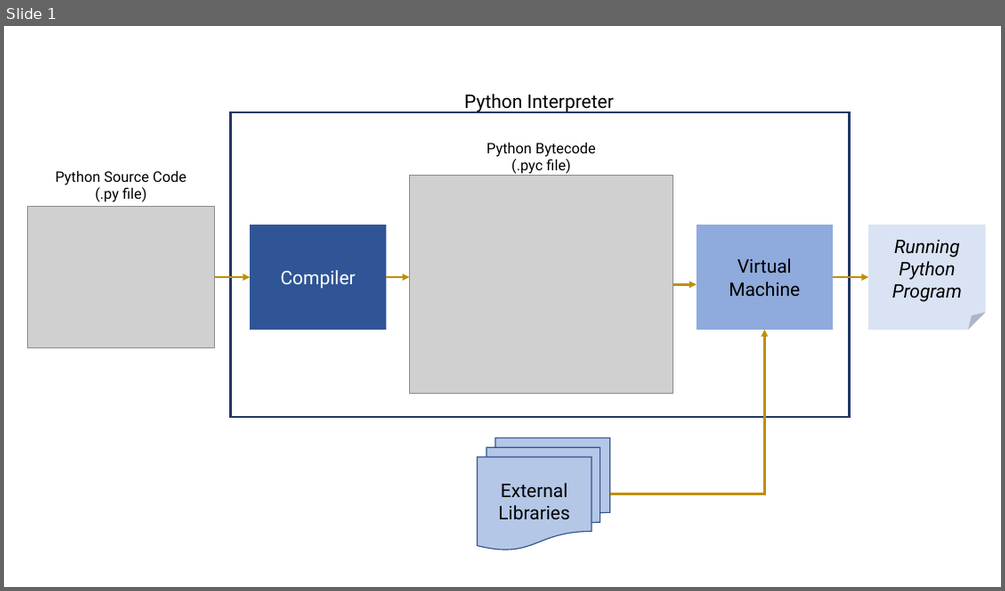
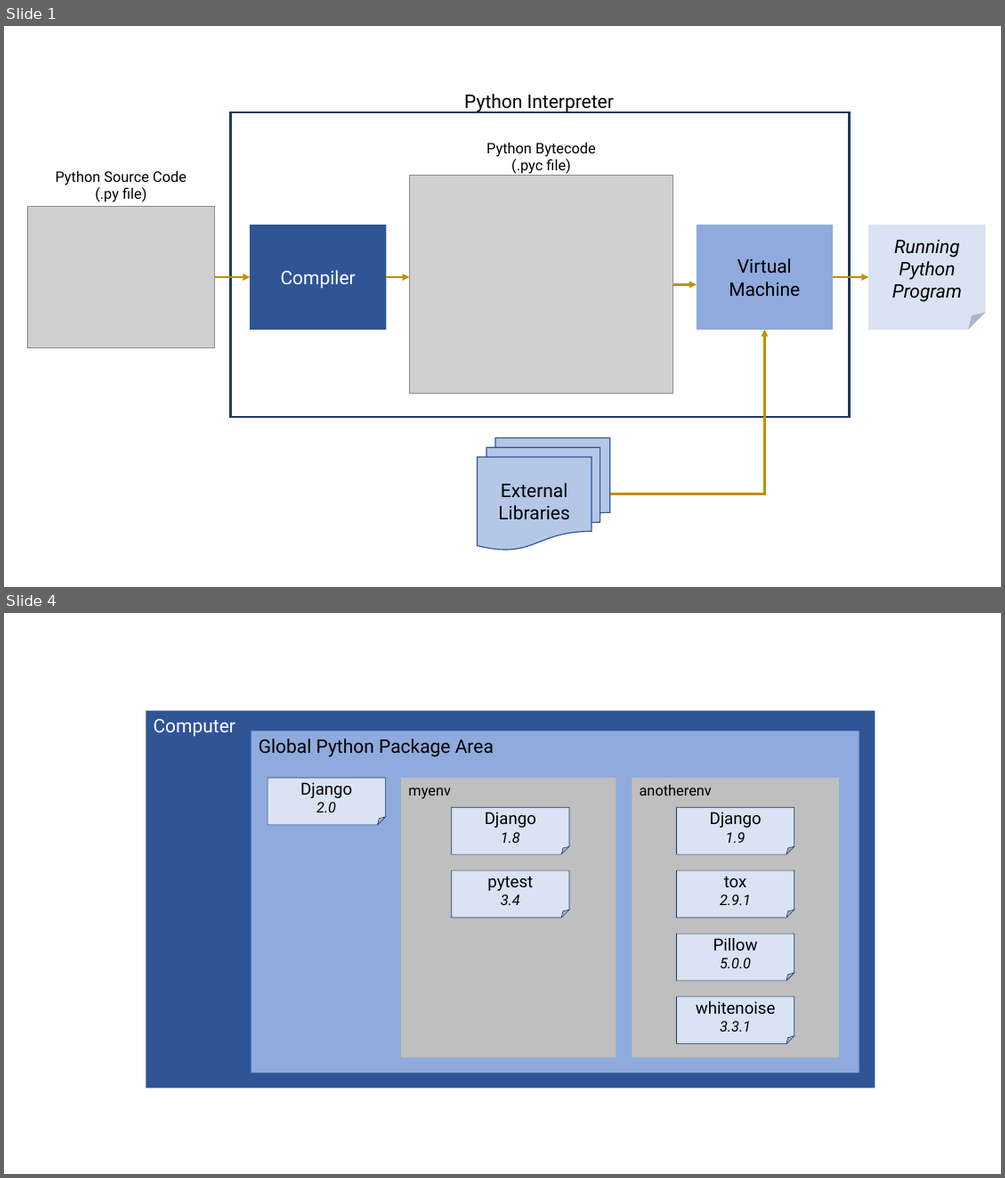
Before and after one commit to smevirtual/python_fundamentals_workshop, a slide deck: day1/Images for Jupyter Notebook - Day 1.pptx. Shown one above the other, each under a label of ours: slide 1 before the commit, slides 1 and 4 after it; the slides between them are not shown. The pictures are 1005x591 and 1005x1178 pixels, drawn with LibreOffice and Linux fonts; fonts in the diff are those of the drawing; grey boxes stand for pictures. Boxes give left, top, right and bottom in pixels: in the first picture for what was removed or moved away, otherwise in the second. Text is boxed around its words. In the diff, an @@ line names an element or a change of style, - is before the commit and + after.

```diff
--- a/day1/Images for Jupyter Notebook - Day 1.pptx
+++ b/day1/Images for Jupyter Notebook - Day 1.pptx
@@ slide 4 added at (x1=4, y1=613, x2=1001, y2=1174), background #FFFFFF @@
@@ rectangle added at (x1=146, y1=710, x2=875, y2=1088), fill #2F5597, 18 pt, text #FFFFFF @@
+Computer
@@ rectangle added at (x1=251, y1=731, x2=858, y2=1073), fill #8FAADC, 18 pt, text #000000 @@
+Global Python Package Area
@@ folded corner added at (x1=267, y1=778, x2=385, y2=825), fill #DAE3F3, outline #203864 0.5 pt, 16 pt, text #000000 @@
+Django
+2.0
@@ rectangle added at (x1=401, y1=778, x2=615, y2=1057), fill #BFBFBF, 14 pt, text #000000 @@
+myenv
@@ rectangle added at (x1=632, y1=778, x2=840, y2=1057), fill #BFBFBF, 14 pt, text #000000 @@
+anotherenv
@@ folded corner added at (x1=452, y1=807, x2=569, y2=854), fill #DAE3F3, outline #203864 0.5 pt, 16 pt, text #000000 @@
+Django
+1.8
@@ folded corner added at (x1=676, y1=807, x2=793, y2=854), fill #DAE3F3, outline #203864 0.5 pt, 16 pt, text #000000 @@
+Django
+1.9
@@ folded corner added at (x1=452, y1=870, x2=569, y2=917), fill #DAE3F3, outline #203864 0.5 pt, 16 pt, text #000000 @@
+pytest
+3.4
@@ folded corner added at (x1=676, y1=870, x2=793, y2=917), fill #DAE3F3, outline #203864 0.5 pt, 14 pt, text #000000, italic @@
+tox
+2.9.1
@@ folded corner added at (x1=676, y1=933, x2=793, y2=981), fill #DAE3F3, outline #203864 0.5 pt, 16 pt, text #000000 @@
+Pillow
+5.0.0
@@ folded corner added at (x1=676, y1=997, x2=793, y2=1044), fill #DAE3F3, outline #203864 0.5 pt, 16 pt, text #000000 @@
+whitenoise
+3.3.1
```
Also in this commit, not shown: 14 other slides added, 29 other files.
